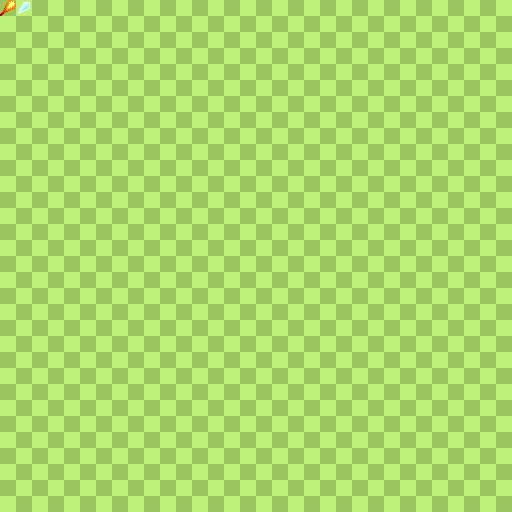
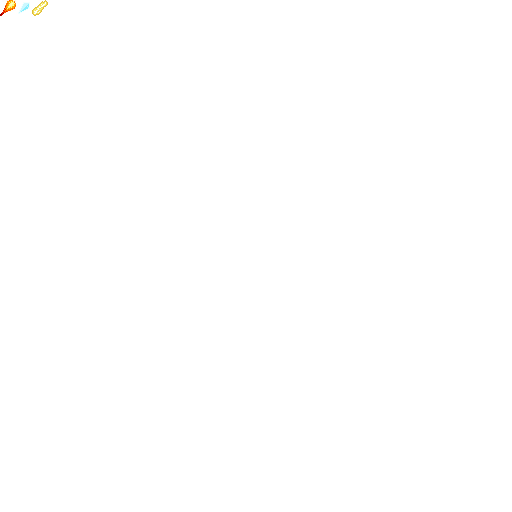
Revision of a layered 512 x 512 image; what changed, layer by layer:
painted on "Background" over <box>32,0,48,16</box>
hid "bg.png" over <box>0,0,512,512</box>
